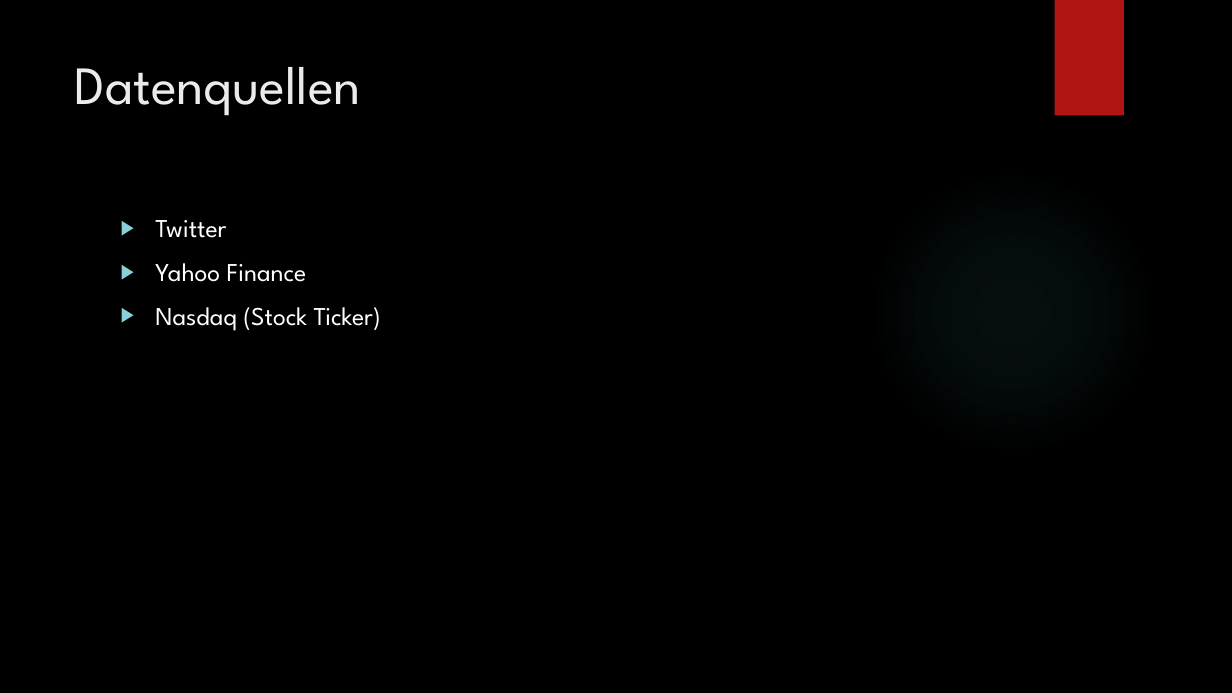
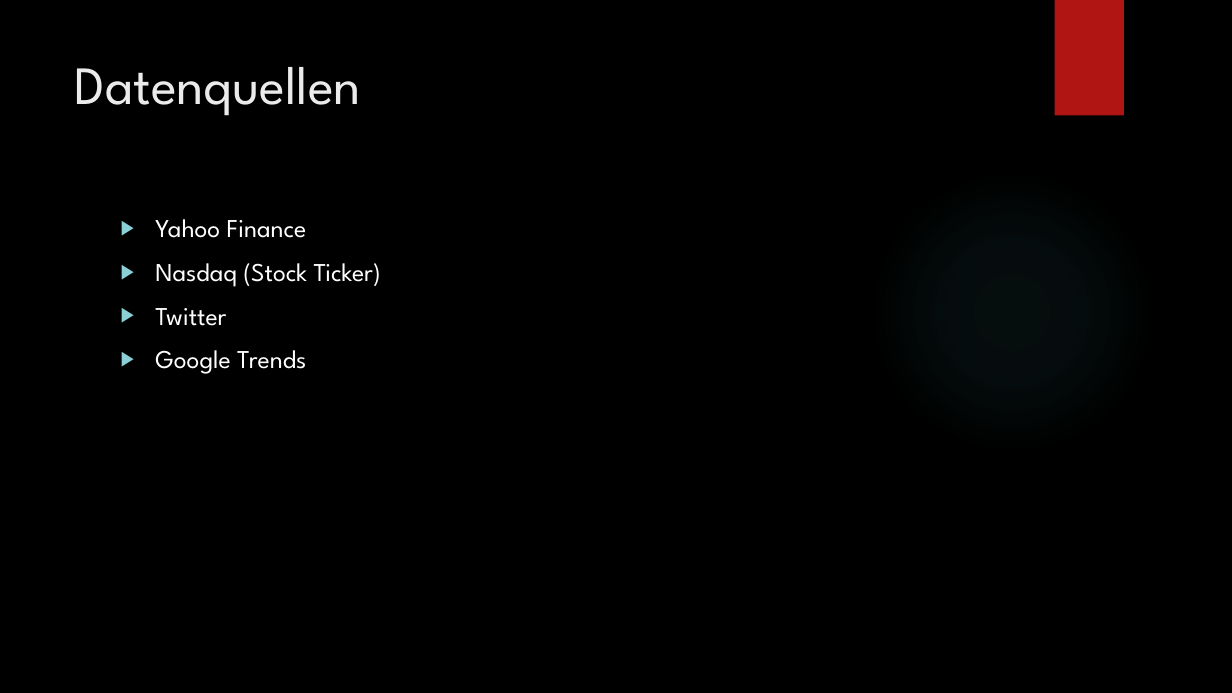
Before and after one commit to lukasbach00/stonktogether, a slide deck: slide 4 of NLP Präsentation.pptx. Drawn at 1232x693 pixels with LibreOffice and Linux fonts; fonts in the diff are those of the drawing; background and template pictures are left out. Boxes give left, top, right and bottom in pixels: in the first picture for what was removed or moved away, otherwise in the second. Text is boxed around its words. In the diff, an @@ line names an element or a change of style, - is before the commit and + after.

```diff
--- a/NLP Präsentation.pptx
+++ b/NLP Präsentation.pptx
@@ text at [155,220,226,238]: paragraph removed @@
-▶ Twitter
@@ text at [155,308,306,374]: paragraphs added @@
+▶ Twitter
+▶ Google Trends
```
Also in this commit, not shown: 7 other slides changed, 2 slides removed, 1 other file.
